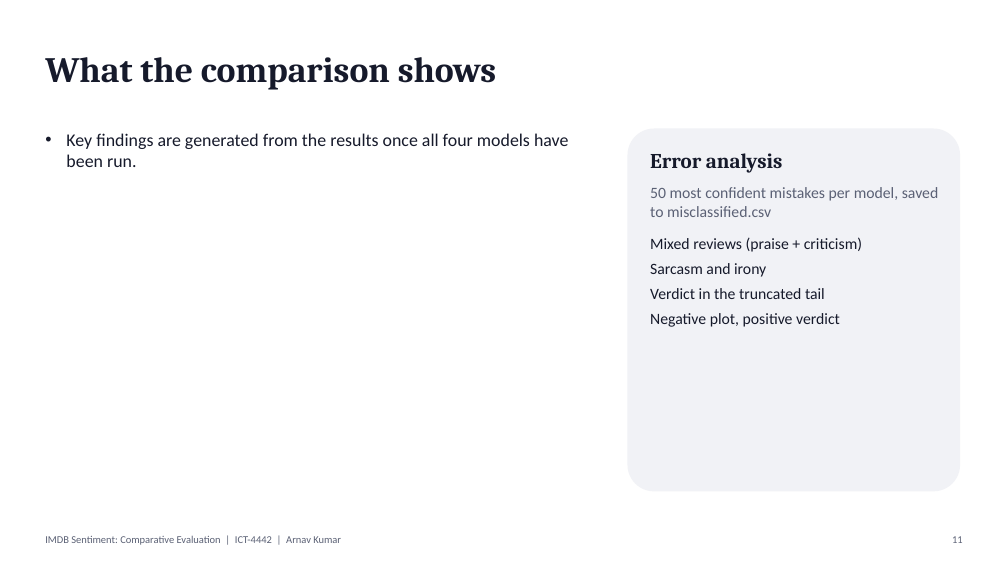
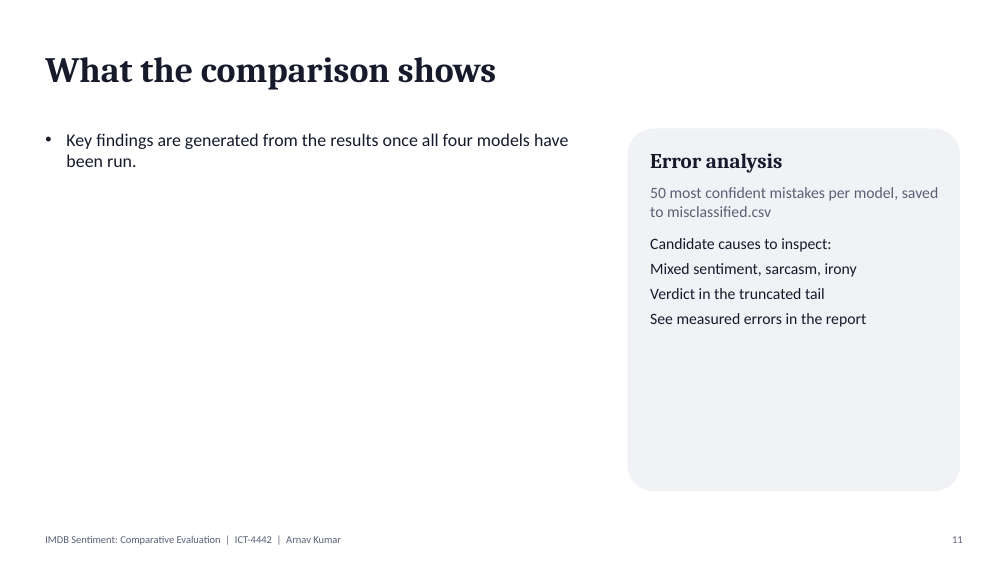
Before and after one commit to gjarper10-lgtm/imdb-sentiment-analysis, a slide deck: slide 11 of docs/Project_Presentation.pptx. Drawn at 1008x567 pixels with LibreOffice and Linux fonts; fonts in the diff are those of the drawing. Boxes give left, top, right and bottom in pixels: in the first picture for what was removed or moved away, otherwise in the second. Text is boxed around its words. In the diff, an @@ line names an element or a change of style, - is before the commit and + after.

```diff
--- a/docs/Project_Presentation.pptx
+++ b/docs/Project_Presentation.pptx
@@ text at box(650, 238, 857, 277): text changed @@
-Mixed reviews (praise + criticism)
-Sarcasm and irony
+Candidate causes to inspect:
+Mixed sentiment, sarcasm, irony
@@ text at box(650, 313, 866, 327): text changed @@
-Negative plot, positive verdict
+See measured errors in the report
```
Also in this commit, not shown: 2 other slides changed, 26 other files.
